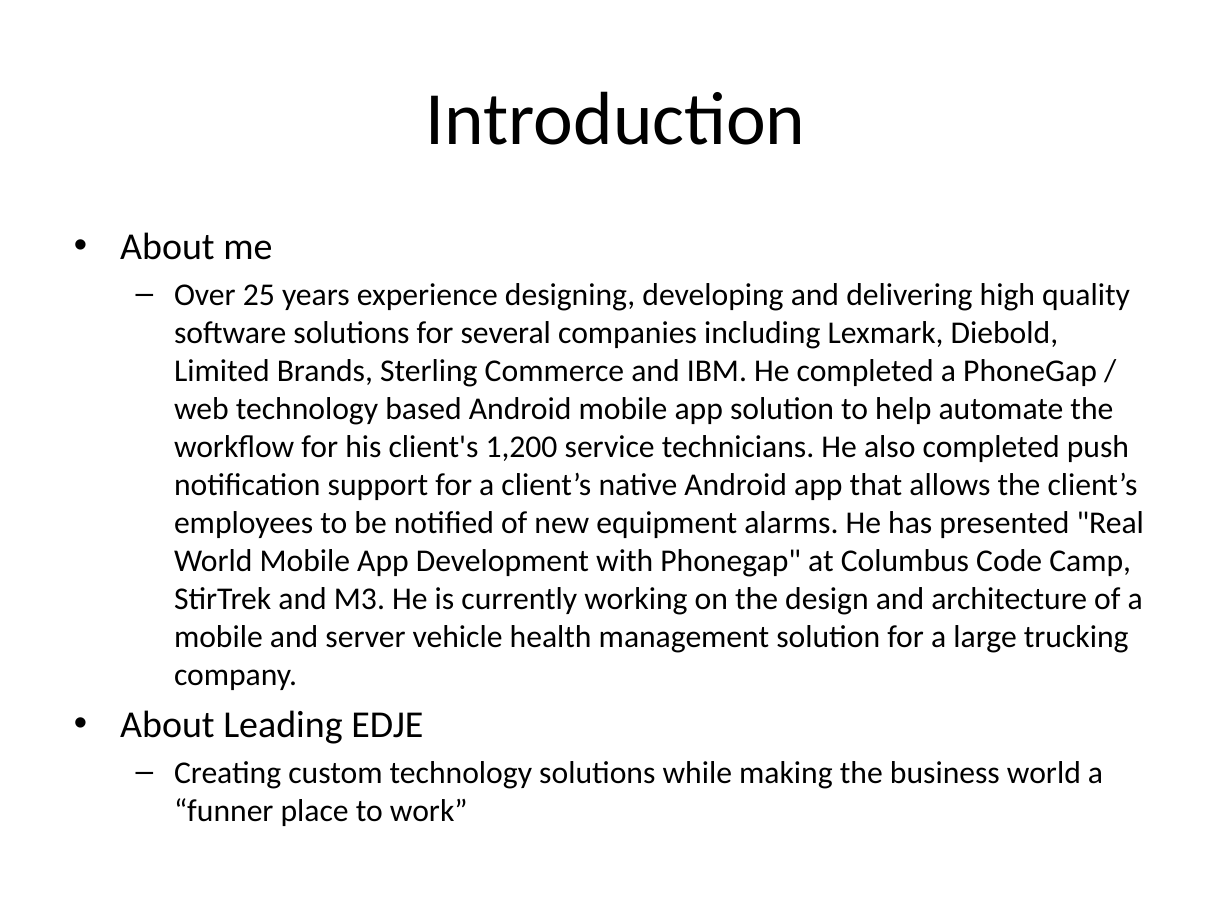
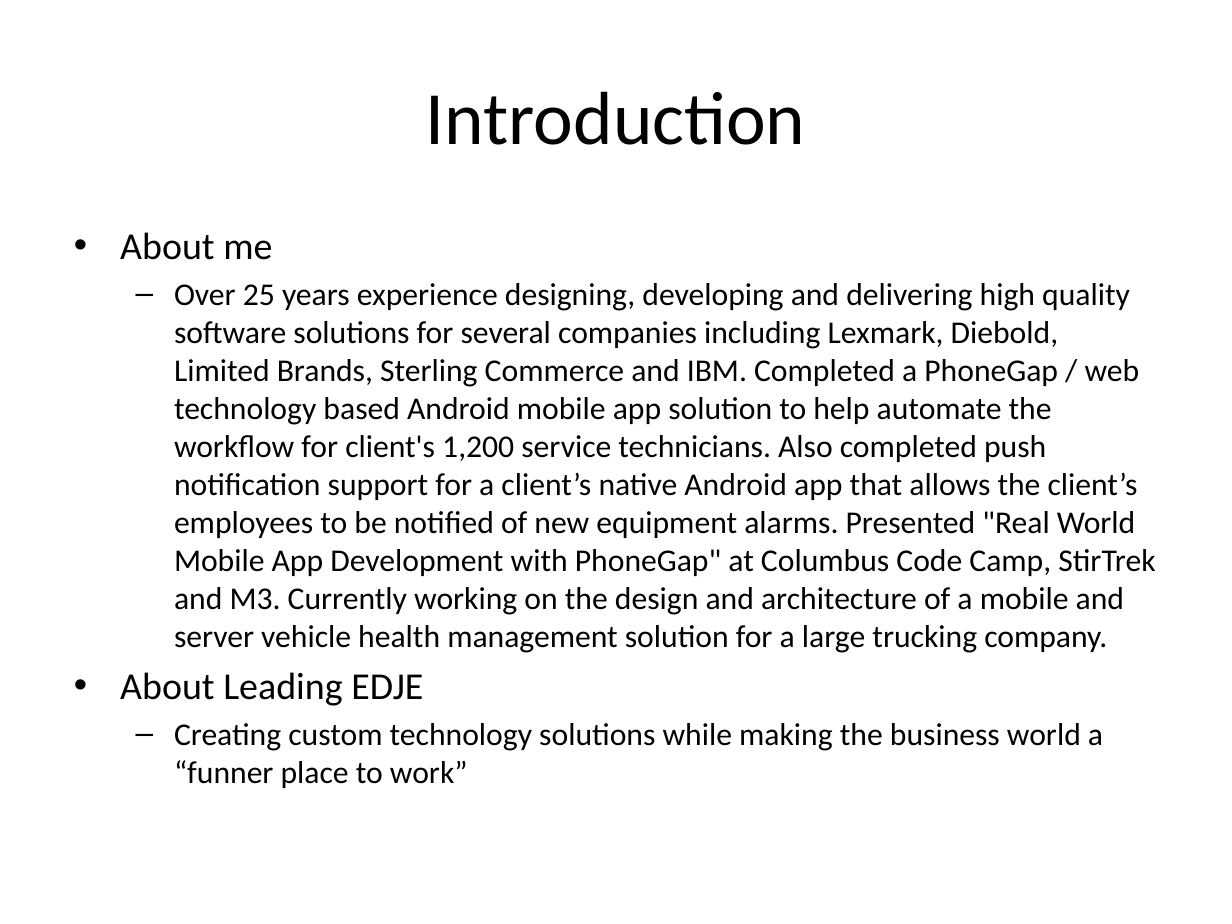
Before and after one commit to LeadingEDJE/MobilePushNotification, a slide deck: slide 3 of Implementing Push Notification in Android.pptx. Drawn at 1232x924 pixels with LibreOffice and Linux fonts; fonts in the diff are those of the drawing; background and template pictures are left out. Boxes give left, top, right and bottom in pixels: in the first picture for what was removed or moved away, otherwise in the second. Text is boxed around its words. In the diff, an @@ line names an element or a change of style, - is before the commit and + after.

Commit message:
Additional changes for Columbus Code Camp 2014

```diff
--- a/Implementing Push Notification in Android.pptx
+++ b/Implementing Push Notification in Android.pptx
@@ text at bbox=[174, 283, 1155, 653]: text changed @@
-  – Over 25 years experience designing, developing and delivering high quality software solutions for several companies including Lexmark, Diebold, Limited Brands, Sterling Commerce and IBM. He completed a PhoneGap / web technology based Android mobile app solution to help automate the workflow for his client's 1,200 service technicians. He also completed push notification support for a client’s native Android app that allows the client’s employees to be notified of new equipment alarms. He has presented "Real World Mobile App Development with Phonegap" at Columbus Code Camp, StirTrek and M3. He is currently working on the design and architecture of a mobile and server vehicle health management solution for a large trucking company.
+  – Over 25 years experience designing, developing and delivering high quality software solutions for several companies including Lexmark, Diebold, Limited Brands, Sterling Commerce and IBM. Completed a PhoneGap / web technology based Android mobile app solution to help automate the workflow for client's 1,200 service technicians. Also completed push notification support for a client’s native Android app that allows the client’s employees to be notified of new equipment alarms. Presented "Real World Mobile App Development with PhoneGap" at Columbus Code Camp, StirTrek and M3. Currently working on the design and architecture of a mobile and server vehicle health management solution for a large trucking company.
```
Also in this commit, not shown: 10 other slides changed, 3 other files.
